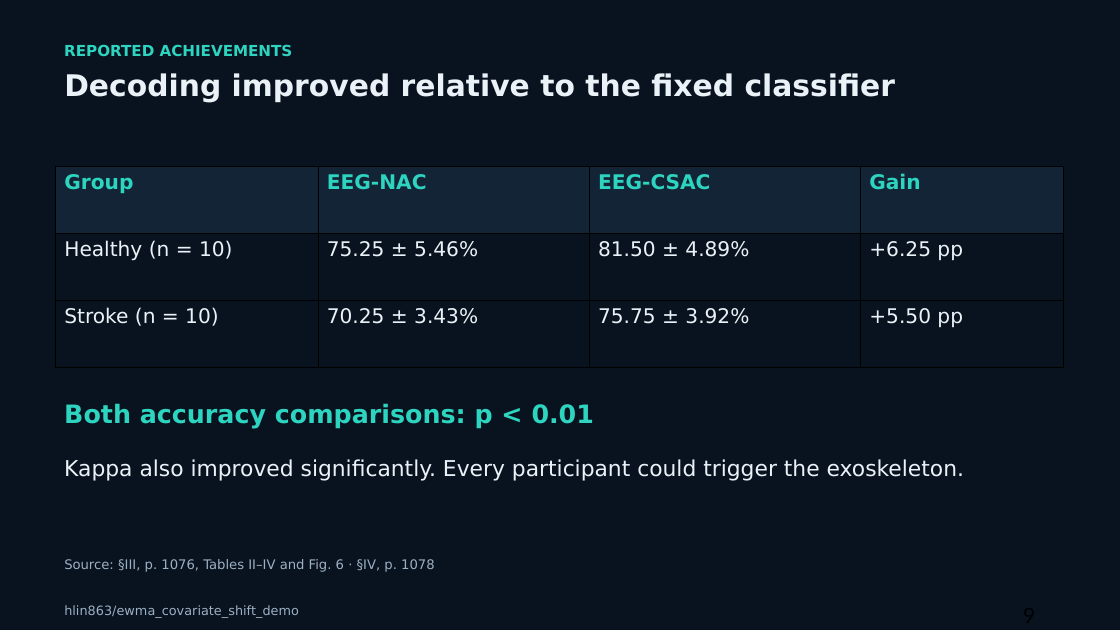
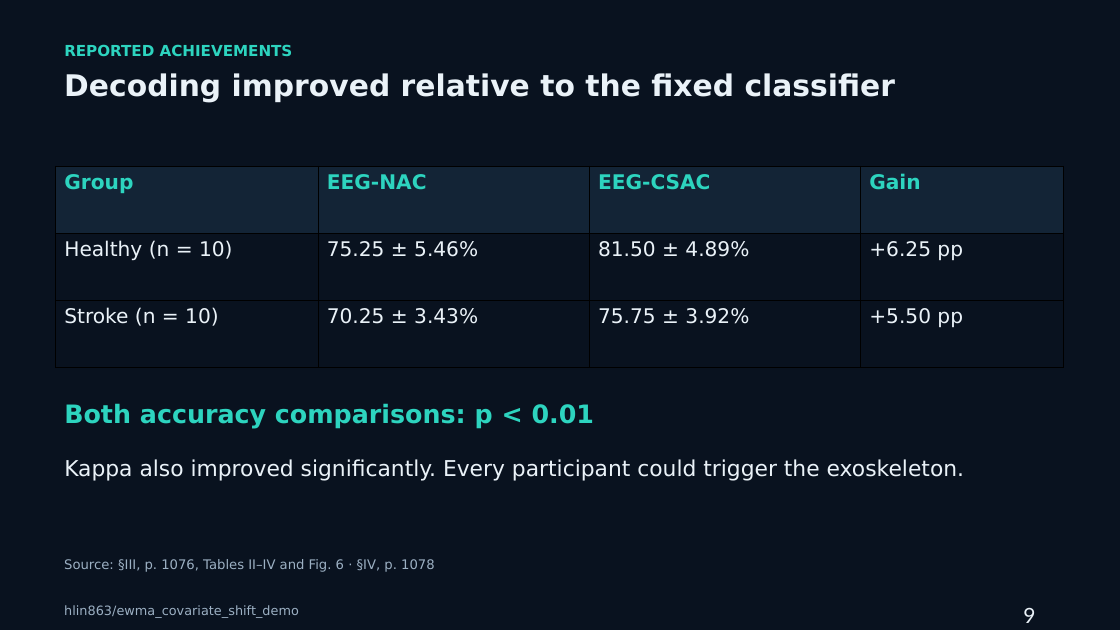
Before and after one commit to hlin863/ewma_covariate_shift_demo, a slide deck: slide 9 of presentations/EWMA_Covariate_Shift_Progress_Review_Haocheng_Lin.pptx. Drawn at 1120x630 pixels with LibreOffice and Linux fonts; fonts in the diff are those of the drawing. Boxes give left, top, right and bottom in pixels: in the first picture for what was removed or moved away, otherwise in the second. Text is boxed around its words. In the diff, an @@ line names an element or a change of style, - is before the commit and + after.

```diff
--- a/presentations/EWMA_Covariate_Shift_Progress_Review_Haocheng_Lin.pptx
+++ b/presentations/EWMA_Covariate_Shift_Progress_Review_Haocheng_Lin.pptx
@@ text "Source: §III, p. 1076, Tables ..." at bbox=[64, 559, 435, 572]: size 11.2 to 11.3 pt @@
@@ text "9" at bbox=[1023, 607, 1035, 623]: text colour #000000 to #EAF2F8 @@
```
Also in this commit, not shown: 30 other slides changed.
